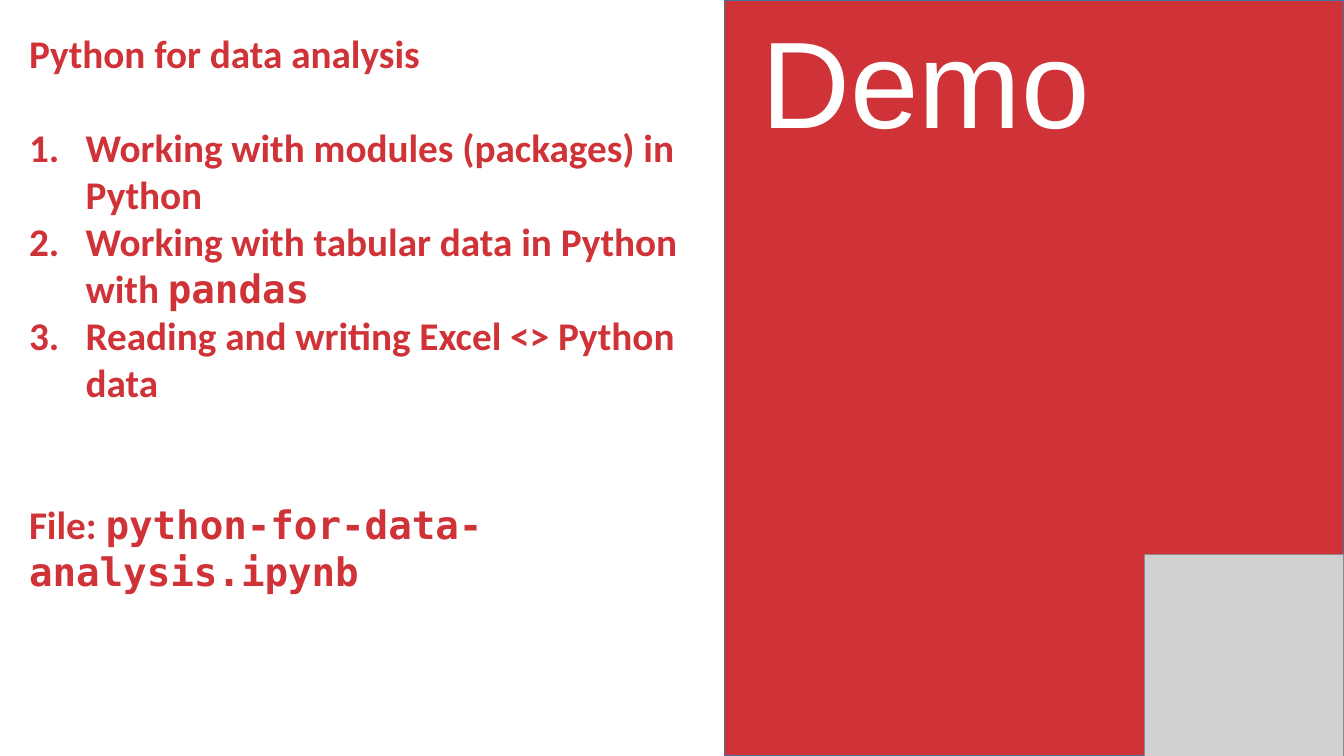
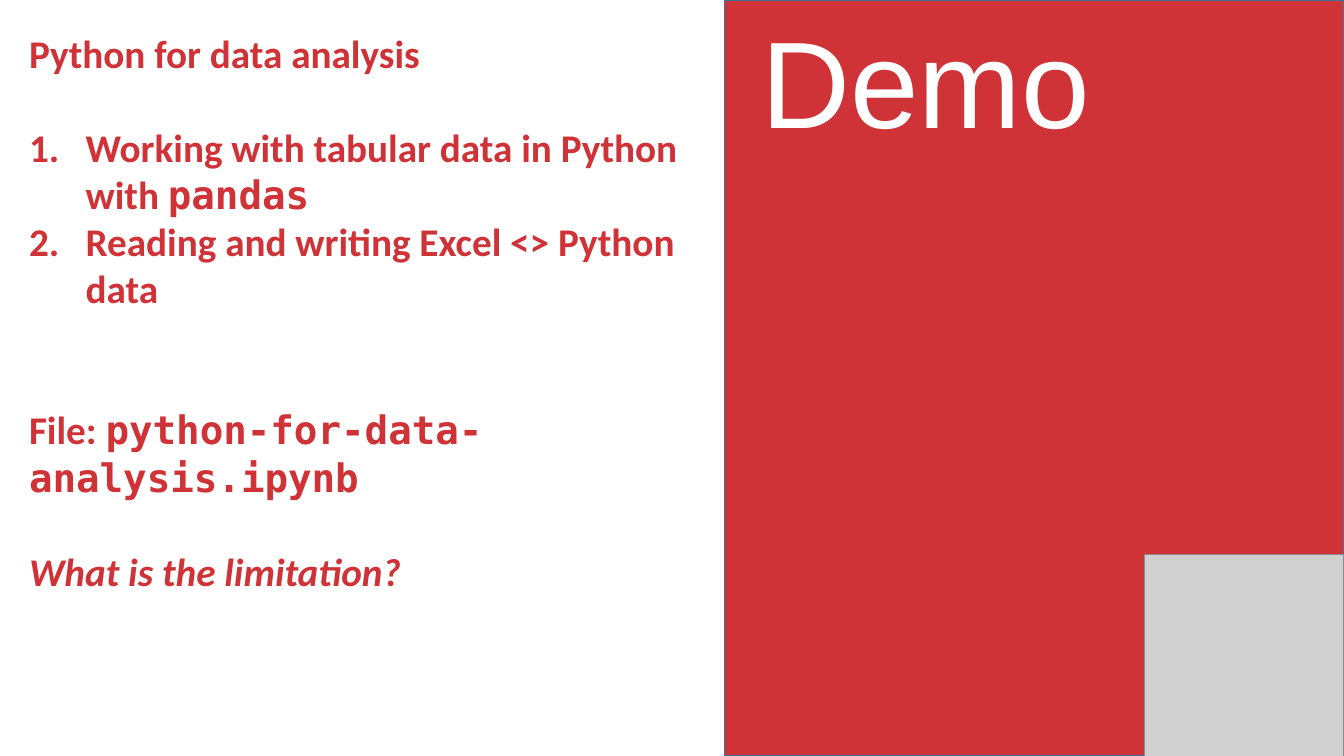
Before and after one commit to stringfestdata/edna-ess-nov-2021, a slide deck: slide 5 of python-for-excel-ess.pptx (slide 4 before the commit). Drawn at 1344x756 pixels with LibreOffice and Linux fonts; fonts in the diff are those of the drawing; grey boxes stand for pictures. Boxes give left, top, right and bottom in pixels: in the first picture for what was removed or moved away, otherwise in the second. Text is boxed around its words. In the diff, an @@ line names an element or a change of style, - is before the commit and + after.

```diff
--- a/python-for-excel-ess.pptx
+++ b/python-for-excel-ess.pptx
@@ text at (86,133,674,215): paragraph removed @@
-1. Working with modules (packages) in Python
@@ text at (29,558,400,587): paragraph added @@
+What is the limitation?
```
Also in this commit, not shown: 1 other slide changed, 2 slides added, 5 other files.
